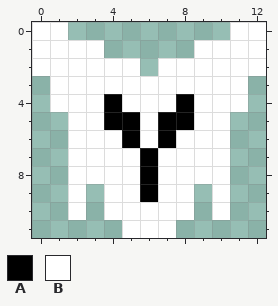
Edited in one commit: pixel-art file (aseprite/Enemies/Medium/enemy_medium_01.aseprite). This is how it looked before the edit.
13x12 pixels, 1 frame.
Palette (. is transparent): A #000000  B #ffffff
Pixels before, first column x 0:
 0 BB.........BB
 1 BBBB.....BBBB
 2 BBBBBB.BBBBBB
 3 .BBBBBBBBBBB.
 4 .BBBABBBABBB.
 5 ..BBAABAABB..
 6 ..BBBABABBB..
 7 ..BBBBABBBB..
 8 ..BBBBABBBB..
 9 ..B.BBABB.B..
10 ..B.BBBBB.B..
11 .....BBB.....
New version:
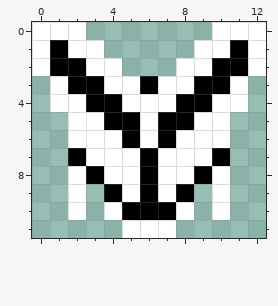
The exact change:
Changed rows in their new state; - is an unchanged pixel.
first column x 1:
 0 -B-------B-
 1 A---------A
 2 AA--.-.--AA
 3 -AA--A--AA-
 4 --A-----A--
 7 -A-------A-
 8 --A-----A--
 9 ---A---A---
10 ----AAA----
Boxes around the changes in both pictures, in picture pixels (x1, y1, x2, y2):
changed: (50, 22, 248, 220)
